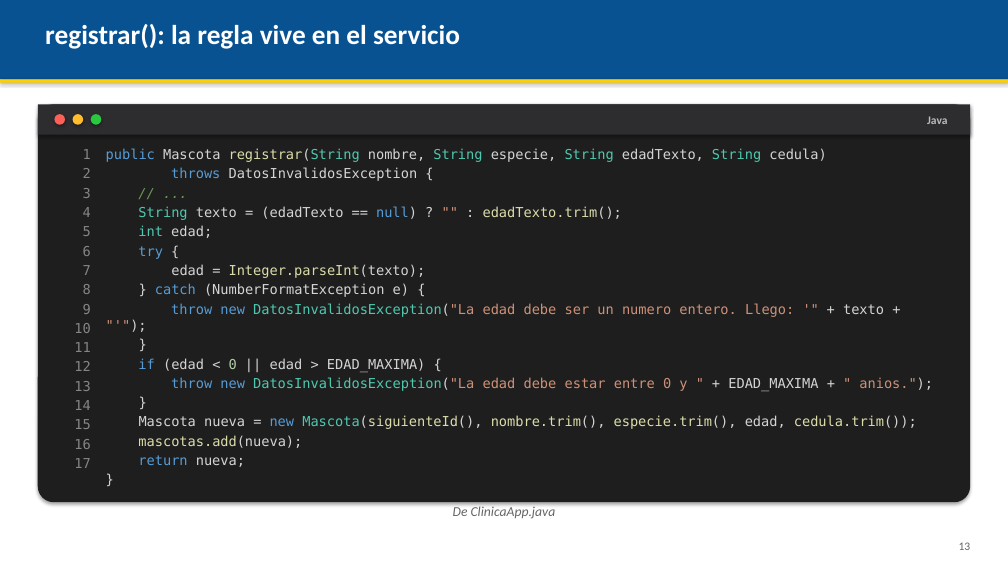
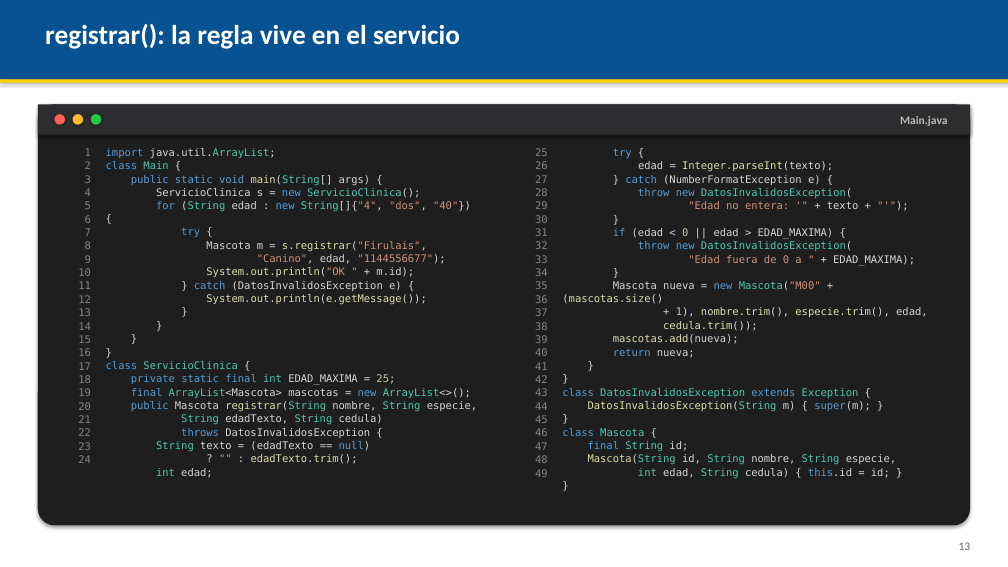
Before and after one commit to AndresDFX/UNIAJ, a slide deck: slide 13 of Programacion II/Clases/Clase 12 - Integracion de modulos/Presentacion.pptx. Drawn at 1008x567 pixels with LibreOffice and Linux fonts; fonts in the diff are those of the drawing. Boxes give left, top, right and bottom in pixels: in the first picture for what was removed or moved away, otherwise in the second. Text is boxed around its words. In the diff, an @@ line names an element or a change of style, - is before the commit and + after.

```diff
--- a/Programacion II/Clases/Clase 12 - Integracion de modulos/Presentacion.pptx
+++ b/Programacion II/Clases/Clase 12 - Integracion de modulos/Presentacion.pptx
@@ rounded rectangle: place and size @@
-rounded rectangle at (38,104,970,502)
+rounded rectangle at (38,104,970,526)
@@ text at (900,116,947,126): text changed @@
-Java
+Main.java
@@ text at (78,148,91,370): size 13 to 10 pt in "1", "2", "3", "4" and 13 more places; less space between paragraphs @@
@@ text at (106,148,477,424): text changed; size 13 to 10 pt @@
-public Mascota registrar(String nombre, String especie, String edadTexto, String cedula)
+import java.util.ArrayList;
+class Main {
+public static void main(String[] args) {
+ServicioClinica s = new ServicioClinica();
+for (String edad : new String[]{"4", "dos", "40"}) {
+try {
+Mascota m = s.registrar("Firulais",
+"Canino", edad, "1144556677");
+System.out.println("OK " + m.id);
+} catch (DatosInvalidosException e) {
+System.out.println(e.getMessage());
+}
+}
+}
+}
+class ServicioClinica {
+private static final int EDAD_MAXIMA = 25;
+final ArrayList<Mascota> mascotas = new ArrayList<>();
+public Mascota registrar(String nombre, String especie,
+String edadTexto, String cedula)
@@ text added at (535,148,548,477), 10 pt, text #858585 @@
+25
+26
+27
+28
+29
+30
+31
+32
+33
+34
+35
+36
+37
+38
+39
+40
+41
+42
+43
+44
+45
+46
+47
+48
+49
@@ text added at (562,148,928,478), 10 pt, text #D4D4D4 @@
+try {
+edad = Integer.parseInt(texto);
+} catch (NumberFormatException e) {
+throw new DatosInvalidosException(
+"Edad no entera: '" + texto + "'");
+}
+if (edad < 0 || edad > EDAD_MAXIMA) {
+throw new DatosInvalidosException(
+"Edad fuera de 0 a " + EDAD_MAXIMA);
+}
+Mascota nueva = new Mascota("M00" + (mascotas.size()
++ 1), nombre.trim(), especie.trim(), edad,
+cedula.trim());
+mascotas.add(nueva);
+return nueva;
+}
+}
+class DatosInvalidosException extends Exception {
+DatosInvalidosException(String m) { super(m); }
+}
+class Mascota {
+final String id;
+Mascota(String id, String nombre, String especie,
+int edad, String cedula) { this.id = id; }
+}
@@ text at (138,246,933,467): paragraphs removed @@
-try {
-edad = Integer.parseInt(texto);
-} catch (NumberFormatException e) {
-throw new DatosInvalidosException("La edad debe ser un numero entero. Llego: '" + texto + "'");
-}
-if (edad < 0 || edad > EDAD_MAXIMA) {
-throw new DatosInvalidosException("La edad debe estar entre 0 y " + EDAD_MAXIMA + " anios.");
-}
-Mascota nueva = new Mascota(siguienteId(), nombre.trim(), especie.trim(), edad, cedula.trim());
-mascotas.add(nueva);
-return nueva;
-}
@@ text at (78,375,91,463): paragraphs added @@
+18
+19
+20
+21
+22
+23
+24
@@ text at (156,441,371,464): text changed; size 13 to 10 pt @@
-// ...
-String texto = (edadTexto == null) ? "" : edadTexto.trim();
+String texto = (edadTexto == null)
+? "" : edadTexto.trim();
@@ text at (156,428,370,478): size 13 to 10 pt in "throws DatosInvalidosException {", "int edad;"; less space between paragraphs @@
@@ text removed at (453,504,556,518) @@
-De ClinicaApp.java
```
Also in this commit, not shown: 5 other slides changed, 53 other files.
